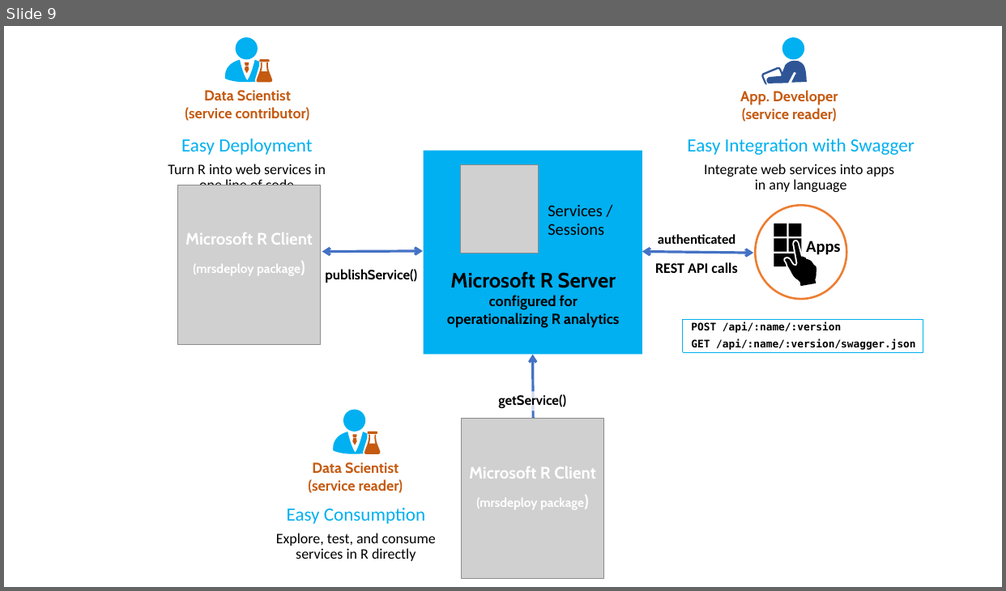
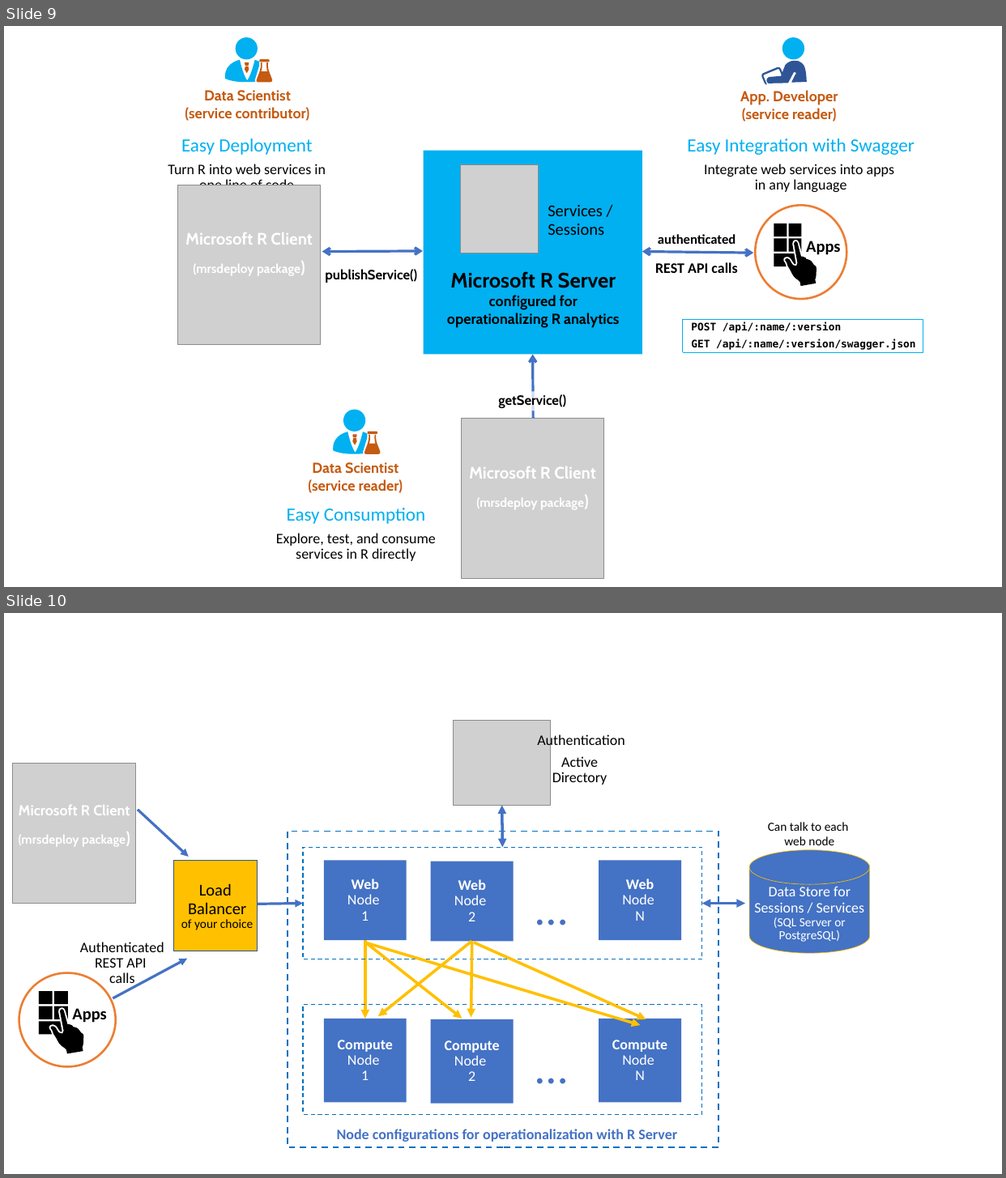
Before and after one commit to MicrosoftDocs/machine-learning-server-docs, a slide deck: microsoft-r/media/o16n/about-o16n.pptx. Shown one above the other, each under a label of ours: slide 9 before the commit, slides 9 and 10 after it. The pictures are 1006x591 and 1006x1178 pixels, drawn with LibreOffice and Linux fonts; fonts in the diff are those of the drawing; grey boxes stand for pictures. Boxes give left, top, right and bottom in pixels: in the first picture for what was removed or moved away, otherwise in the second. Text is boxed around its words. In the diff, an @@ line names an element or a change of style, - is before the commit and + after.

Commit message:
fix

```diff
--- a/microsoft-r/media/o16n/about-o16n.pptx
+++ b/microsoft-r/media/o16n/about-o16n.pptx
@@ slide 10 added at (4,613,1002,1174), background #FFFFFF @@
@@ group added at (12,720,870,1148): 10 rectangles, 9 arrows, 9 texts, 2 double arrows, 2 pictures, 1 cylinder, 1 ellipse, 1 freeform shape @@
+Data Store for Sessions / Services
+(SQL Server or PostgreSQL)
+Web Node
+1
+Web Node
+2
+Web Node
+N
+…
+Compute Node
+1
+Compute Node
+2
+Compute Node
+N
+…
+Can talk to each
+web node
+Apps
+Authenticated REST API
+calls
+Microsoft R Client
+(mrsdeploy package)
+Load
+Balancer
+of your choice
+Node configurations for operationalization with R Server
+Authentication
+Active
+Directory
```
Also in this commit, not shown: 1 other slide added.
